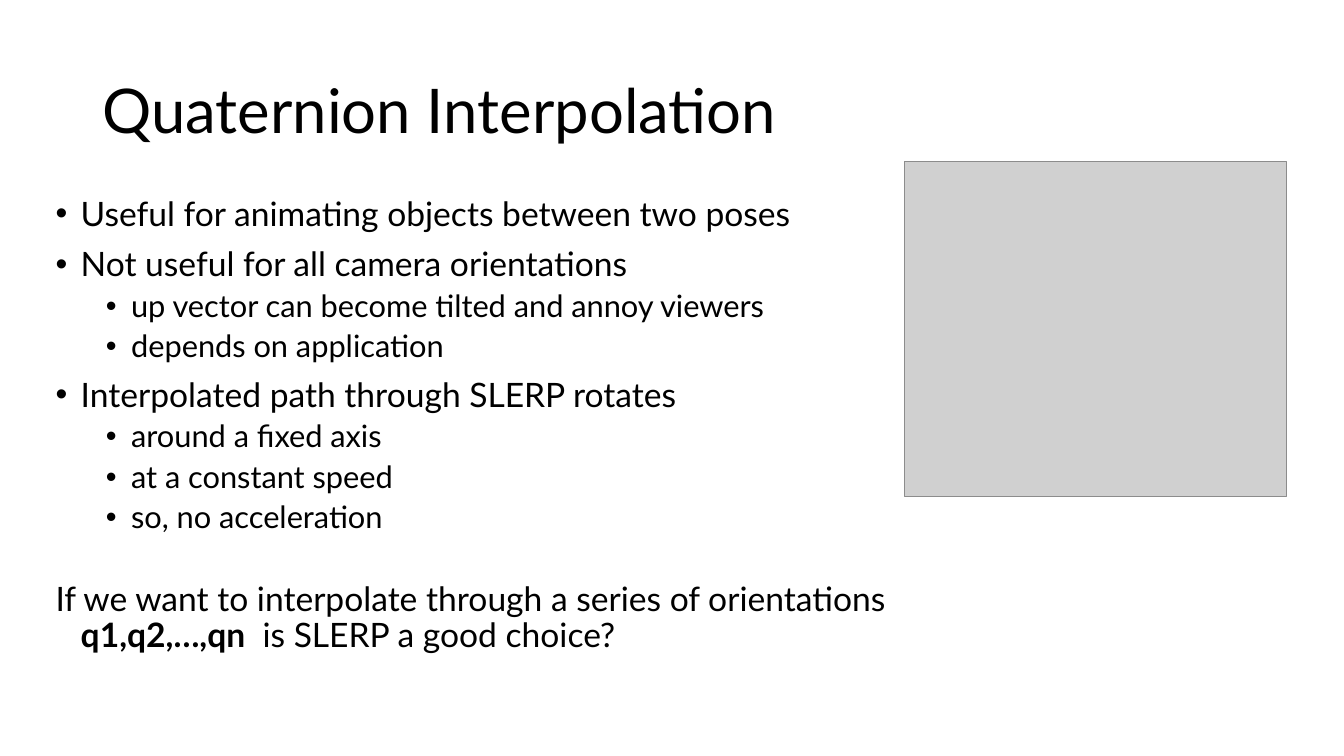
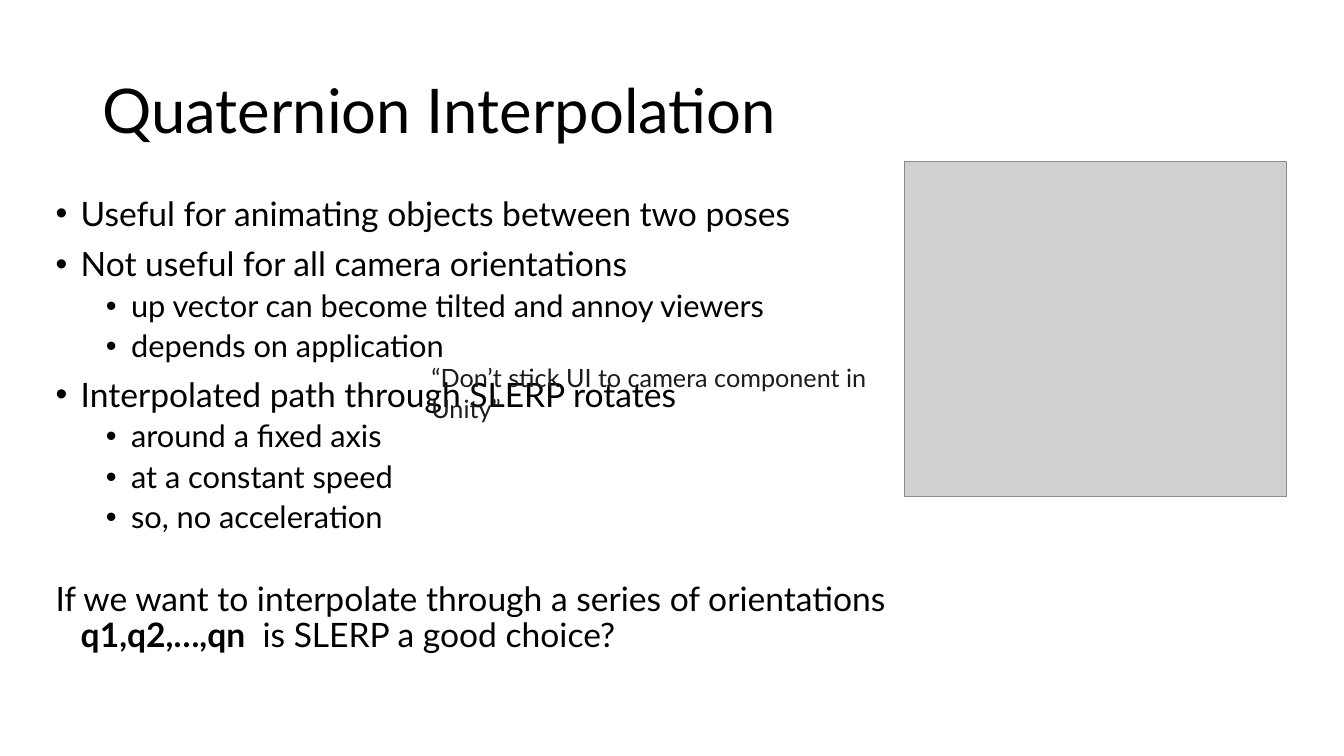
Before and after one commit to illinois-cs498vr/CourseMaterial, a slide deck: slide 42 of Lectures/VR-Orientation.pptx. Drawn at 1344x756 pixels with LibreOffice and Linux fonts; fonts in the diff are those of the drawing; grey boxes stand for pictures. Boxes give left, top, right and bottom in pixels: in the first picture for what was removed or moved away, otherwise in the second. Text is boxed around its words. In the diff, an @@ line names an element or a change of style, - is before the commit and + after.

```diff
--- a/Lectures/VR-Orientation.pptx
+++ b/Lectures/VR-Orientation.pptx
@@ text added at (431,368,866,422), 18 pt, text #1D1C1D @@
+“Don’t stick UI to camera component in Unity”
```
Also in this commit, not shown: 2 slides added.
